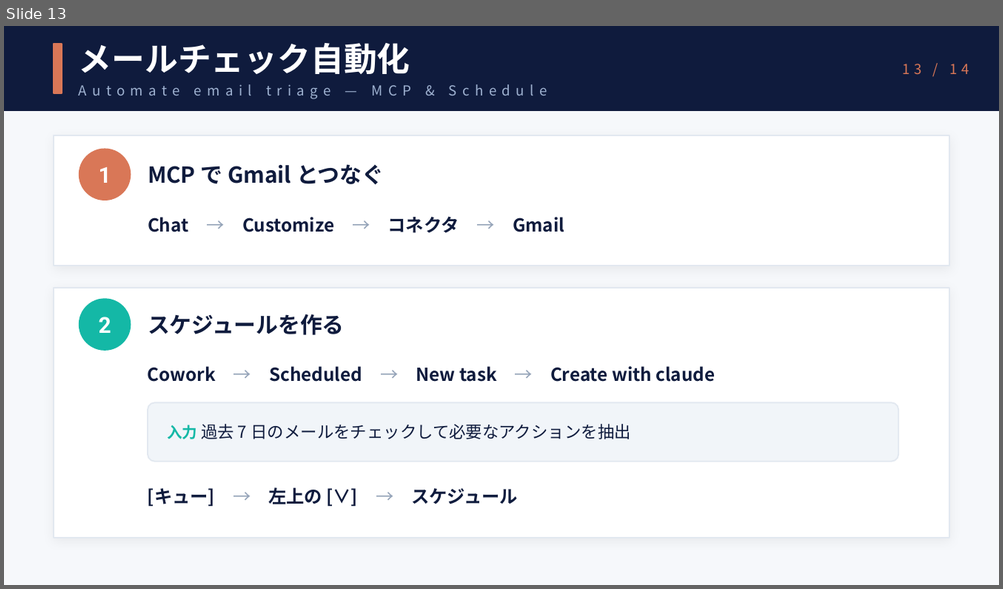
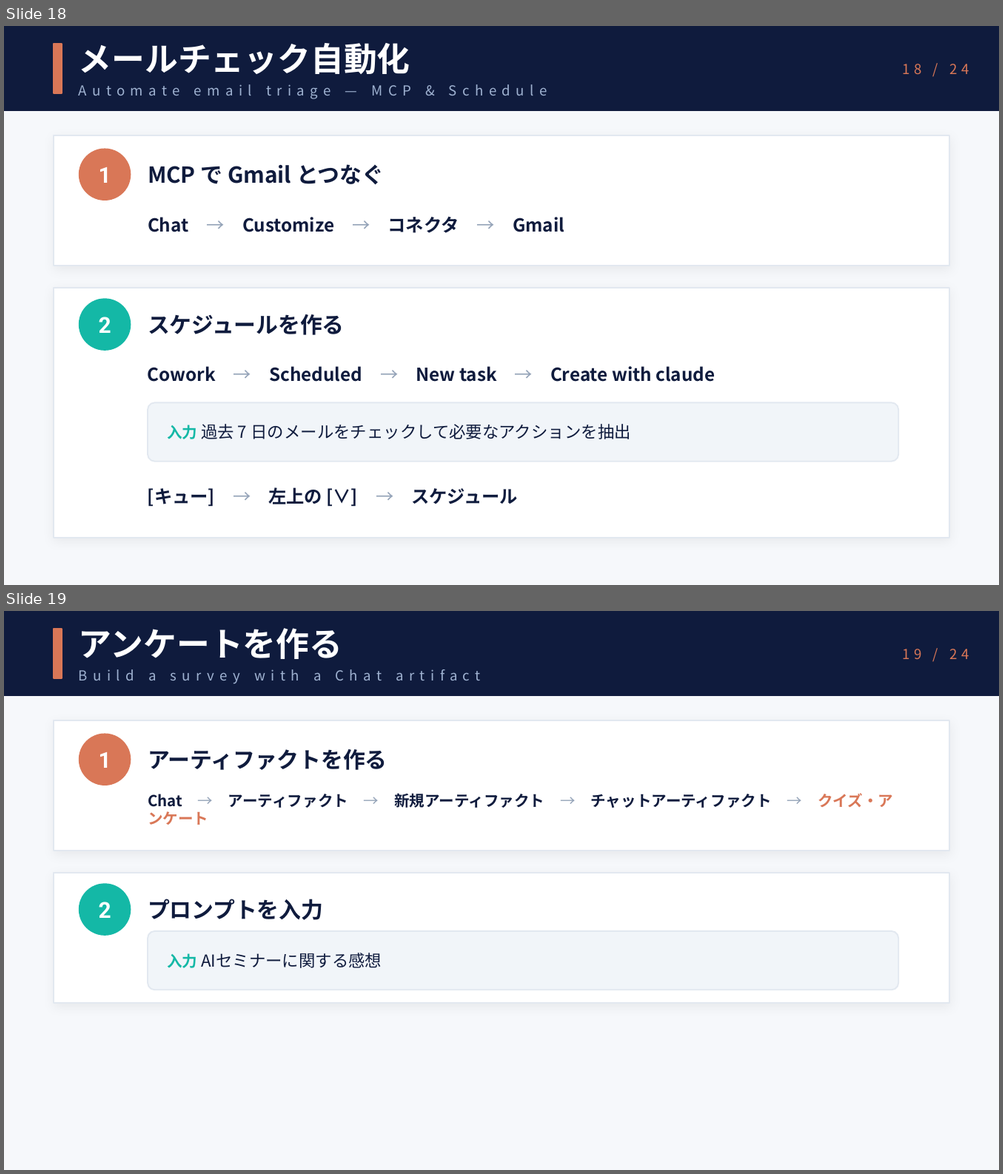
Before and after one commit to crumbjp/ai_study_group, a slide deck: session1/session1.pptx. Shown one above the other, each under a label of ours: slide 13 before the commit, slides 18 and 19 after it. The pictures are 1003x589 and 1003x1174 pixels, drawn with LibreOffice and Linux fonts; fonts in the diff are those of the drawing. Boxes give left, top, right and bottom in pixels: in the first picture for what was removed or moved away, otherwise in the second. Text is boxed around its words. In the diff, an @@ line names an element or a change of style, - is before the commit and + after.

```diff
--- a/session1/session1.pptx
+++ b/session1/session1.pptx
@@ slide 19 added at (4, 611, 999, 1170), background #F6F8FB @@
@@ rectangle added at (4, 611, 999, 695), fill #0F1B3D, outline #0F1B3D 1 pt @@
@@ rectangle added at (54, 629, 62, 678), fill #D97757, outline #D97757 1 pt @@
@@ text added at (79, 628, 343, 659), 24 pt, text #FFFFFF, bold @@
+アンケートを作る
@@ text added at (902, 649, 968, 659), 10 pt, text #D97757 @@
+19 / 24
@@ text added at (148, 669, 480, 681), 10 pt, text #9FB2D1 @@
+Build a survey with a Chat artifact
@@ rectangle added at (54, 721, 949, 851), fill #FFFFFF, outline #E2E8F0 1 pt @@
@@ ellipse added at (79, 733, 131, 785), fill #D97757, 16 pt, text #FFFFFF, bold @@
+1
@@ text added at (148, 749, 387, 770), 16 pt, text #0F1B3D, bold @@
+アーティファクトを作る
@@ text added at (148, 793, 893, 808), 11 pt, text #0F1B3D, bold @@
+Chat → アーティファクト → 新規アーティファクト → チャットアーティファクト → クイズ・アンケート
@@ rectangle added at (54, 872, 949, 1003), fill #FFFFFF, outline #E2E8F0 1 pt @@
@@ ellipse added at (79, 883, 131, 935), fill #14B8A6, 16 pt, text #FFFFFF, bold @@
+2
@@ text added at (148, 899, 323, 920), 16 pt, text #0F1B3D, bold @@
+プロンプトを入力
@@ rounded rectangle added at (148, 931, 898, 990), fill #F1F5F9, outline #E2E8F0 1 pt, 12 pt, text #0F1B3D @@
+入力 AIセミナーに関する感想
@@ what was slide 13 is now slide 18 @@
@@ slide 18 changed as well @@
@@ text at (902, 64, 968, 74): text changed @@
-13 / 14
+18 / 24
```
Also in this commit, not shown: 13 other slides changed, 9 other slides added.
